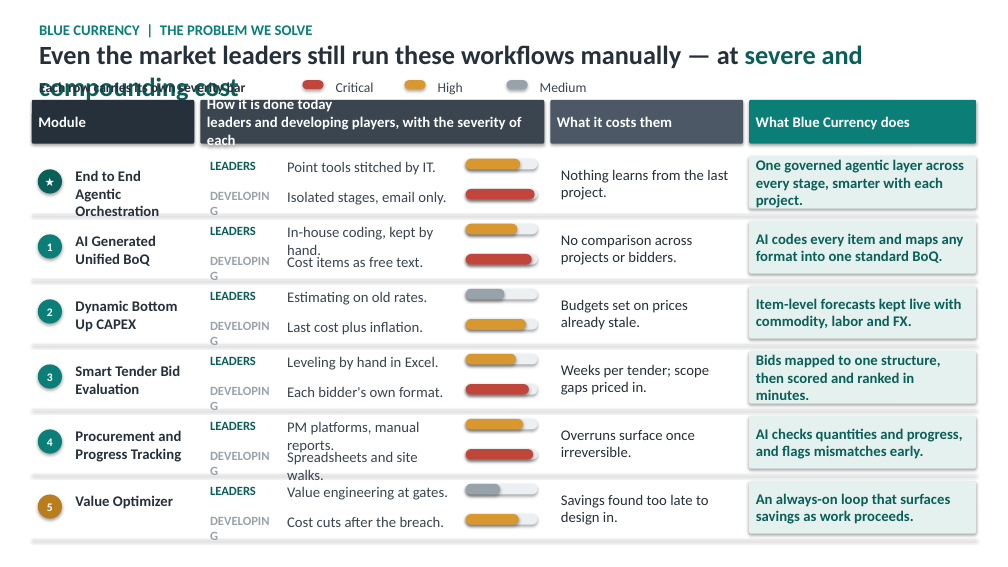
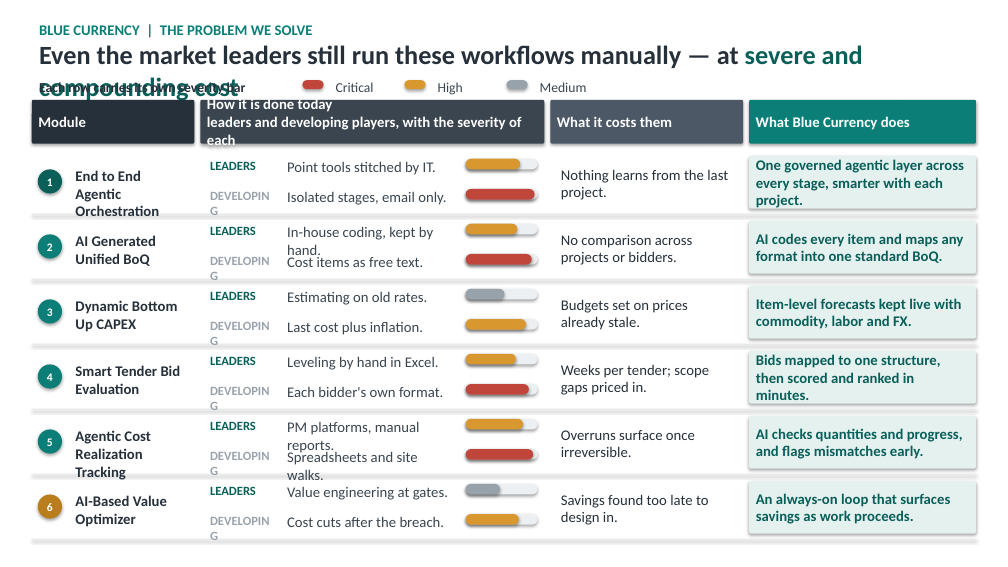
Before and after one commit to ersoysarp/test, a slide deck: slide 2 of BlueCurrency.pptx. Drawn at 1008x567 pixels with LibreOffice and Linux fonts; fonts in the diff are those of the drawing. Boxes give left, top, right and bottom in pixels: in the first picture for what was removed or moved away, otherwise in the second. Text is boxed around its words. In the diff, an @@ line names an element or a change of style, - is before the commit and + after.

```diff
--- a/BlueCurrency.pptx
+++ b/BlueCurrency.pptx
@@ ellipse "1" at bbox=[38, 169, 62, 194]: fill #0B7F77 to #0A5F59 @@
@@ ellipse removed at bbox=[38, 169, 62, 194] @@
-★
@@ 4 ellipses: place and size @@
-4 ellipses at bbox=[38, 234, 62, 519]
+4 ellipses at bbox=[38, 169, 62, 454]
@@ ellipse "5" at bbox=[38, 430, 62, 454]: fill #B97D1E to #0B7F77 @@
@@ text at bbox=[75, 430, 150, 480]: text changed @@
-Procurement and Progress Tracking
+Agentic Cost Realization Tracking
@@ text at bbox=[75, 495, 167, 527]: text changed @@
-Value Optimizer
+AI-Based Value Optimizer
```
Also in this commit, not shown: 2 other slides changed, 2 other files.
